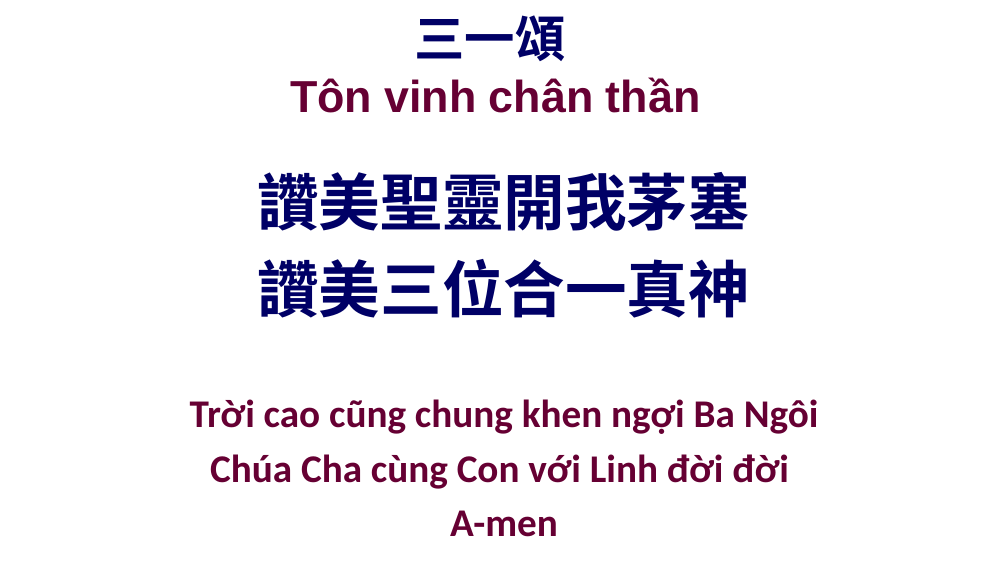
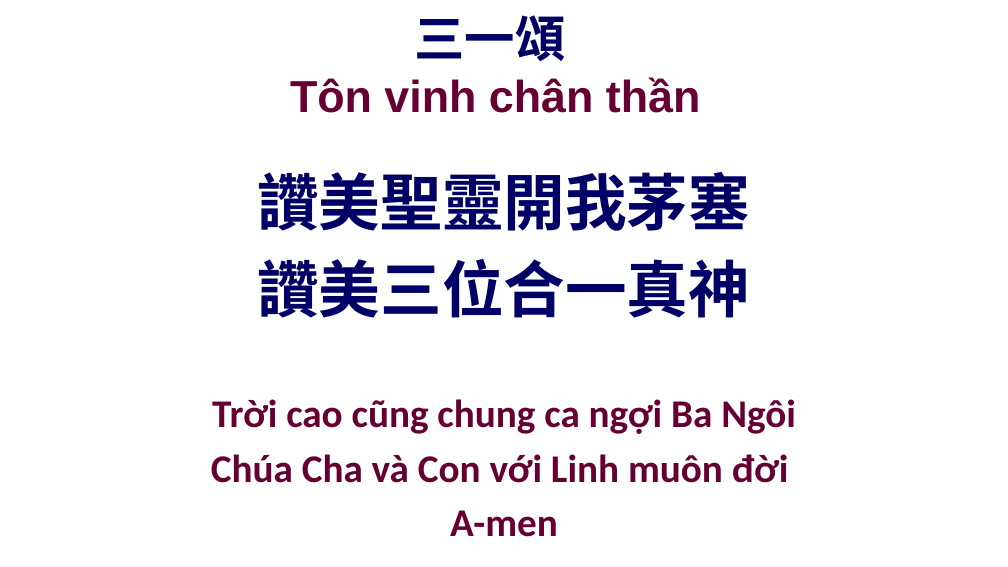
Before and after one commit to batisuoc/other-ppts, a slide deck: slide 20 of 聯合崇拜流程.pptx. Drawn at 1008x567 pixels with LibreOffice and Linux fonts; fonts in the diff are those of the drawing; background and template pictures are left out. Boxes give left, top, right and bottom in pixels: in the first picture for what was removed or moved away, otherwise in the second. Text is boxed around its words. In the diff, an @@ line names an element or a change of style, - is before the commit and + after.

Commit message:
Update Ton vinh Chan than lyric

```diff
--- a/聯合崇拜流程.pptx
+++ b/聯合崇拜流程.pptx
@@ text at bbox=[211, 399, 796, 483]: text changed @@
-Trời cao cũng chung khen ngợi Ba Ngôi
-Chúa Cha cùng Con với Linh đời đời
+Trời cao cũng chung ca ngợi Ba Ngôi
+Chúa Cha và Con với Linh muôn đời
```
Also in this commit, not shown: 1 other slide changed, 2 other files.
